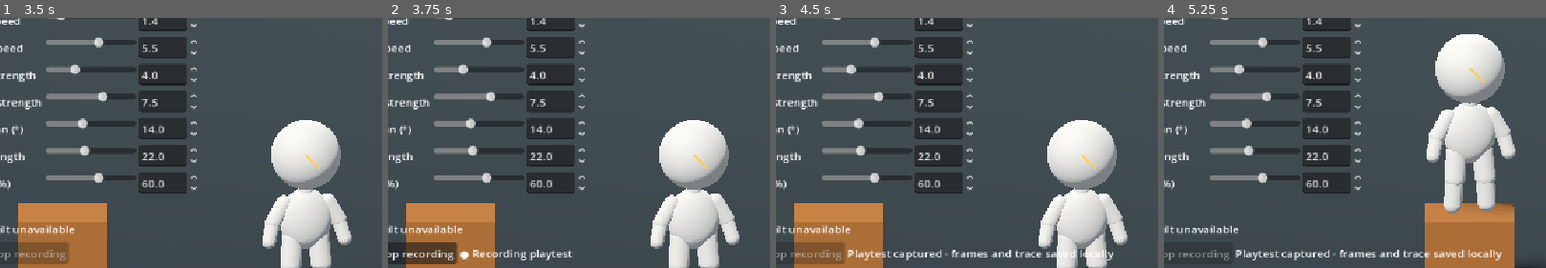
Above: before the commit, frames 1-4 (left to right).
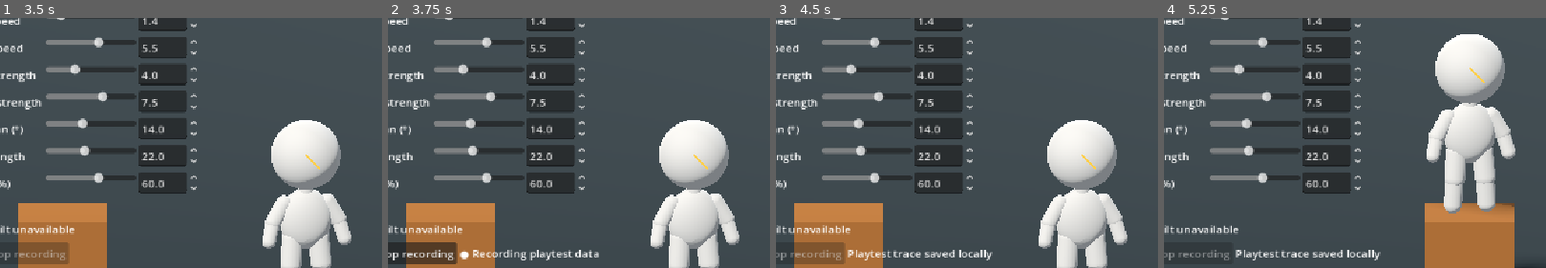
Above: after the commit, the same moments.

Repository: mdlvr1w/creation-game
Game: Godot game, scene res://game/mannequin_view.tscn
Two runs of this game, one before a commit and one after it. Both use one fixed random seed, a clock stepped at 60 frames per second and the inputs below.
Inputs:
- Up to frame 1 (3.5 s): click "Front" at 0.5 s; click "Three-quarter" at 1.25 s; click "Side" at 2 s; click "Try movement" at 2.75 s
- Up to frame 2 (3.75 s): click "Record" at 3.5 s
- Up to frame 3 (4.5 s): click "Stop recording" at 4.25 s
- Up to frame 4 (5.25 s): click "Start on cube" at 5 s
The pictures show only the part of the screen within x 10-60%, y 18-68%; the shares and areas given below are measured in that part.

Frame 1 is identical in both runs. In frame 2, 0.1% of the frame differs, in the area x 48-56%, y 92-96%; in frame 3, 0.9%; in frame 4, 1.0%, in the area x 30-89%, y 92-97%.

Commit message:
Keep playtest recording data-only

Diff:
--- a/game/movement_preview.gd
+++ b/game/movement_preview.gd
@@ -253,7 +253,7 @@
 
 
 func update_recording_status(message: String) -> void:
-	record_button.disabled = recorder.recording or recorder.writer != null
+	record_button.disabled = recorder.recording
 	stop_record_button.disabled = not recorder.recording
 	capture_status.text = message
 
--- a/game/playtest_recorder.gd
+++ b/game/playtest_recorder.gd
@@ -1,51 +1,28 @@
 extends Node
-## Records the rendered viewport and game telemetry on the same monotonic clock.
+## Writes a local, timestamped trace of gameplay input and physics.
 
 signal status_changed(message: String)
 
 const DIRECTORY := "user://playtest-capture"
-const FRAME_INTERVAL_USEC := 66667
-const QUEUE_LIMIT := 4
 
 var recording := false
-var directory := ""
 var started_usec := 0
-var next_frame_usec := 0
-var frame_index := 0
-var dropped := 0
 var trace_failed := false
 var trace: FileAccess
-var writer: Thread
-var queue: Array[Dictionary] = []
-var queue_lock := Mutex.new()
-var work_ready := Semaphore.new()
-var stopping := false
-
-
-func _ready() -> void:
-	RenderingServer.frame_post_draw.connect(capture_viewport)
-
-
-func _process(_delta: float) -> void:
-	if writer != null and not writer.is_alive():
-		finish_writer()
 
 
 func _exit_tree() -> void:
-	if recording:
-		stop()
-	if writer != null:
-		finish_writer()
+	stop()
 
 
 func start(context: Dictionary, path: String = DIRECTORY) -> bool:
-	if recording or writer != null:
+	if recording:
 		return false
-	directory = ProjectSettings.globalize_path(path)
+	var directory := ProjectSettings.globalize_path(path)
 	if DirAccess.make_dir_recursive_absolute(directory) != OK:
 		status_changed.emit("Could not create the capture folder.")
 		return false
-	if not clear_previous():
+	if not clear_legacy_capture(directory):
 		status_changed.emit("Could not replace the previous capture.")
 		return false
 	trace = FileAccess.open(directory.path_join("trace.jsonl"), FileAccess.WRITE)
@@ -54,33 +31,20 @@
 		return false
 
 	started_usec = Time.get_ticks_usec()
-	next_frame_usec = 0
-	frame_index = 0
-	dropped = 0
 	trace_failed = false
-	stopping = false
-	work_ready = Semaphore.new()
-	writer = Thread.new()
-	if writer.start(write_frames.bind(directory)) != OK:
-		writer = null
-		trace = null
-		status_changed.emit("Could not start the capture writer.")
-		return false
-
 	recording = true
 	log_event("start", context)
-	status_changed.emit("● Recording playtest")
+	status_changed.emit("● Recording playtest data")
 	return true
 
 
-func clear_previous() -> bool:
+func clear_legacy_capture(directory: String) -> bool:
 	var folder := DirAccess.open(directory)
 	if folder == null:
 		return false
 	for name in folder.get_files():
-		if name in ["trace.jsonl", "frames.jsonl", "frames.ffconcat", "playtest.mp4", "summary.json"] or (
-			name.begins_with("frame_") and name.ends_with(".jpg")
-		):
+		var is_old_image := name.begins_with("frame_") and name.ends_with(".jpg") and name.substr(6, name.length() - 10).is_valid_int()
+		if is_old_image or name in ["frames.jsonl", "frames.ffconcat", "playtest.mp4", "summary.json"]:
 			if folder.remove(name) != OK:
 				return false
 	return true
@@ -98,139 +62,11 @@
 		trace_failed = true
 
 
-func capture_viewport() -> void:
-	if not recording or DisplayServer.get_name() == "headless":
-		return
-	var timestamp := Time.get_ticks_usec() - started_usec
-	if timestamp < next_frame_usec:
-		return
-	next_frame_usec += (floori(float(timestamp - next_frame_usec) / FRAME_INTERVAL_USEC) + 1) * FRAME_INTERVAL_USEC
-	queue_lock.lock()
-	var has_room := queue.size() < QUEUE_LIMIT
-	queue_lock.unlock()
-	if not has_room:
-		dropped += 1
-		return
-	var image := get_viewport().get_texture().get_image()
-	if image == null or image.is_empty():
-		dropped += 1
-		return
-	queue_lock.lock()
-	queue.append({
-		"image": image, "t_usec": timestamp, "index": frame_index,
-		"physics_frame": Engine.get_physics_frames(),
-	})
-	queue_lock.unlock()
-	frame_index += 1
-	work_ready.post()
-
-
 func stop() -> void:
 	if not recording:
 		return
-	log_event("stop", {"queued_frames": frame_index, "dropped_frames": dropped})
+	log_event("stop", {})
 	recording = false
 	trace.close()
 	trace = null
-	queue_lock.lock()
-	stopping = true
-	queue_lock.unlock()
-	work_ready.post()
-	status_changed.emit("Saving playtest capture…")
-
-
-func finish_writer() -> void:
-	var result: Dictionary = writer.wait_to_finish()
-	writer = null
-	var frames: int = result.frames
-	var summary := FileAccess.open(directory.path_join("summary.json"), FileAccess.WRITE)
-	if summary != null:
-		summary.store_string(JSON.stringify({
-			"frames": frames, "dropped_frames": dropped + frame_index - frames,
-			"video": result.video, "write_error": result.write_error or trace_failed,
-		}, "\t"))
-	if result.write_error or trace_failed:
-		status_changed.emit("Capture saved with missing data.")
-	elif result.video:
-		status_changed.emit("Playtest captured · video and trace saved locally")
-	elif frames > 0:
-		status_changed.emit("Playtest captured · frames and trace saved locally")
-	else:
-		status_changed.emit("Playtest trace saved · no gameplay frames captured")
-
-
-func write_frames(path: String) -> Dictionary:
-	var index := FileAccess.open(path.path_join("frames.jsonl"), FileAccess.WRITE)
-	var captured: Array[Dictionary] = []
-	var write_error := index == null
-	while true:
-		work_ready.wait()
-		queue_lock.lock()
-		var frame: Dictionary = queue.pop_front() if not queue.is_empty() else {}
-		var done := frame.is_empty() and stopping
-		queue_lock.unlock()
-		if done:
-			break
-		if frame.is_empty() or index == null:
-			continue
-
-		var image: Image = frame.image
-		if image.get_width() > 960:
-			var height := roundi(float(image.get_height()) * 960.0 / image.get_width())
-			image.resize(960, height, Image.INTERPOLATE_BILINEAR)
-		var name := "frame_%06d.jpg" % frame.index
-		if image.save_jpg(path.path_join(name), 0.82) != OK:
-			write_error = true
-			continue
-		frame.erase("image")
-		frame["file"] = name
-		index.store_line(JSON.stringify(frame))
-		captured.append(frame)
-	if index != null:
-		index.close()
-	var has_video := encode_video(path, captured)
-	return {"frames": captured.size(), "video": has_video, "write_error": write_error}
-
-
-func encode_video(path: String, captured: Array[Dictionary]) -> bool:
-	var ffmpeg := find_ffmpeg()
-	if captured.size() < 2 or ffmpeg.is_empty():
-		return false
-	var manifest_path := path.path_join("frames.ffconcat")
-	var manifest := FileAccess.open(manifest_path, FileAccess.WRITE)
-	if manifest == null:
-		return false
-	manifest.store_line("ffconcat version 1.0")
-	for index in captured.size():
-		var frame := captured[index]
-		var length := FRAME_INTERVAL_USEC
-		if index + 1 < captured.size():
-			length = int(captured[index + 1].t_usec) - int(frame.t_usec)
-		manifest.store_line("file " + frame.file)
-		manifest.store_line("duration %.6f" % (float(length) / 1000000.0))
-	manifest.store_line("file " + captured.back().file)
-	manifest.close()
-
-	var output := path.path_join("playtest.mp4")
-	var messages: Array = []
-	var status := OS.execute(ffmpeg, [
-		"-nostdin", "-v", "error", "-y", "-f", "concat", "-safe", "1", "-i", manifest_path,
-		"-vf", "scale=trunc(iw/2)*2:trunc(ih/2)*2,format=yuv420p",
-		"-fps_mode", "vfr", "-c:v", "libx264", "-preset", "veryfast", output,
-	], messages, true)
-	if status != 0:
-		if FileAccess.file_exists(output):
-			DirAccess.remove_absolute(output)
-		return false
-	return true
-
-
-func find_ffmpeg() -> String:
-	var windows := OS.get_name() == "Windows"
-	var binary := "ffmpeg.exe" if windows else "ffmpeg"
-	var separator := ";" if windows else ":"
-	for folder in OS.get_environment("PATH").split(separator, false):
-		var path := folder.strip_edges().trim_prefix('"').trim_suffix('"').path_join(binary)
-		if FileAccess.file_exists(path):
-			return path
-	return ""
+	status_changed.emit("Trace saved with missing data." if trace_failed else "Playtest trace saved locally")
--- a/tests/recording_test.gd
+++ b/tests/recording_test.gd
@@ -15,27 +15,24 @@
 	var recorder = preview.recorder
 	var path := "user://capture-test-%s" % OS.get_process_id()
 	var folder := ProjectSettings.globalize_path(path)
-	var has_display := DisplayServer.get_name() != "headless"
 
 	check(recorder.start({"test": "first"}, path), "start the first recording")
 	await create_timer(0.55).timeout
 	check(preview.record_button.disabled and not preview.stop_record_button.disabled, "recording controls reflect active capture")
 	recorder.stop()
-	await wait_for_writer(recorder)
 	var trace := FileAccess.get_file_as_string(folder.path_join("trace.jsonl"))
 	check(trace.contains('"first"') and trace.contains('"kind":"physics"') and trace.contains('"kind":"stop"'),
 		"the first trace contains start, physics, and stop")
-	if has_display:
-		check_frame_index(folder)
 
+	var legacy_frame := FileAccess.open(folder.path_join("frame_000000.jpg"), FileAccess.WRITE)
+	legacy_frame.close()
 	check(recorder.start({"test": "replacement"}, path), "start a replacement recording")
 	await create_timer(0.24).timeout
 	recorder.stop()
-	await wait_for_writer(recorder)
 	trace = FileAccess.get_file_as_string(folder.path_join("trace.jsonl"))
 	check(trace.contains('"replacement"') and not trace.contains('"first"'), "the previous trace is replaced")
-	if has_display:
-		check_frame_index(folder)
+	check(DirAccess.get_files_at(folder) == PackedStringArray(["trace.jsonl"]),
+		"recording writes only the trace and replaces legacy capture files")
 	check(not preview.record_button.disabled and preview.stop_record_button.disabled, "recording controls reset")
 	var capture_folder := DirAccess.open(folder)
 	for filename in capture_folder.get_files():
@@ -46,28 +43,6 @@
 	quit(int(failures > 0))
 
 
-func wait_for_writer(recorder) -> void:
-	while recorder.writer != null:
-		await process_frame
-
-
-func check_frame_index(folder: String) -> void:
-	var rows := FileAccess.get_file_as_string(folder.path_join("frames.jsonl")).split("\n", false)
-	check(rows.size() >= 2, "the graphical preview writes gameplay frames")
-	var previous := -1
-	for row in rows:
-		var frame: Dictionary = JSON.parse_string(row)
-		check(frame.t_usec > previous and frame.has("physics_frame"), "frames share the trace clock")
-		check(FileAccess.file_exists(folder.path_join(frame.file)), "indexed frame exists")
-		previous = int(frame.t_usec)
-	var files := DirAccess.get_files_at(folder)
-	var image_count := 0
-	for filename in files:
-		if filename.begins_with("frame_") and filename.ends_with(".jpg"):
-			image_count += 1
-	check(image_count == rows.size(), "older frames do not survive a new capture")
-
-
 func check(condition: bool, description: String) -> void:
 	if not condition:
 		failures += 1
Not shown, changed: DESIGN-JOURNAL.md
